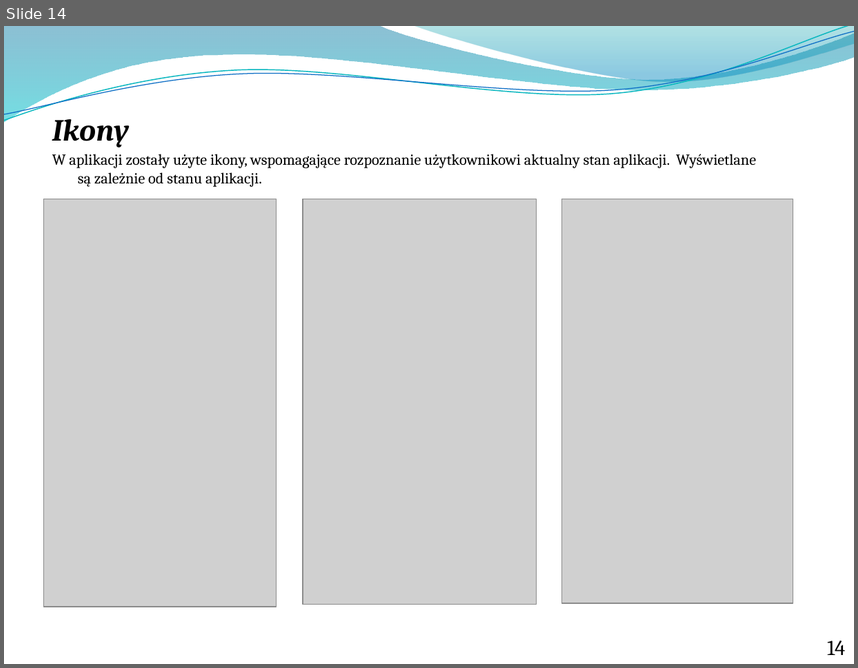
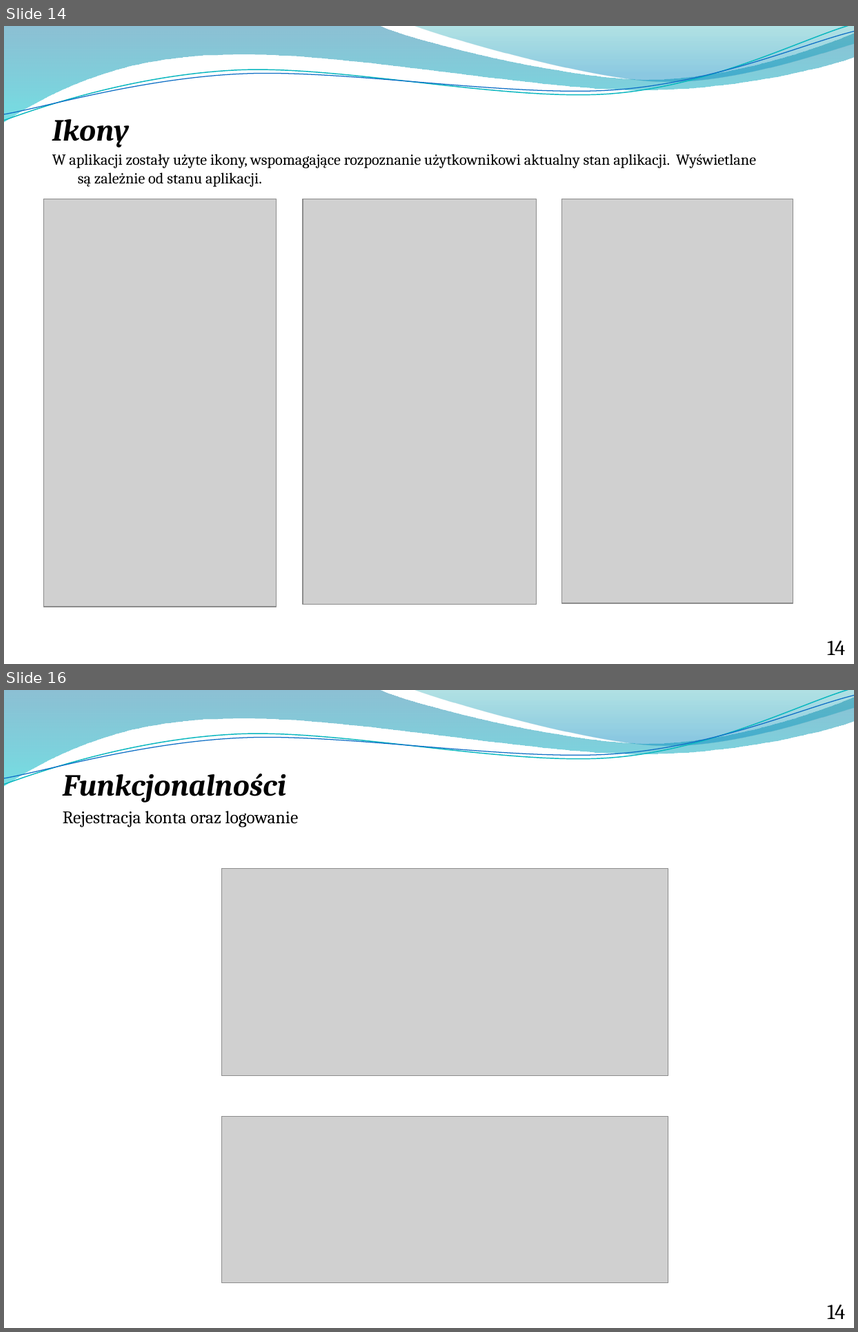
Before and after one commit to pckielbasa/praca_inz, a slide deck: Prezentacja Praca Inż.pptx. Shown one above the other, each under a label of ours: slide 14 before the commit, slides 14 and 16 after it; the slides between them are not shown. The pictures are 858x668 and 858x1332 pixels, drawn with LibreOffice and Linux fonts; fonts in the diff are those of the drawing; grey boxes stand for pictures; background and template pictures are left out. Boxes give left, top, right and bottom in pixels: in the first picture for what was removed or moved away, otherwise in the second. Text is boxed around its words. In the diff, an @@ line names an element or a change of style, - is before the commit and + after.

```diff
--- a/Prezentacja Praca Inż.pptx
+++ b/Prezentacja Praca Inż.pptx
@@ slide 16 added at (4,690,854,1328), background picture (left out); not listed: 4 template elements that a slide beside it also shows @@
@@ text added at (63,773,299,827), 15 pt, text #000000 @@
+Funkcjonalności
+Rejestracja konta oraz logowanie
@@ picture added at (221,869,668,1076) @@
@@ picture added at (221,1116,668,1283) @@
@@ text added at (827,1304,845,1319), 18 pt, text #000000 @@
+14
```
Also in this commit, not shown: 3 slides changed, 4 other slides added, 14 other files.
